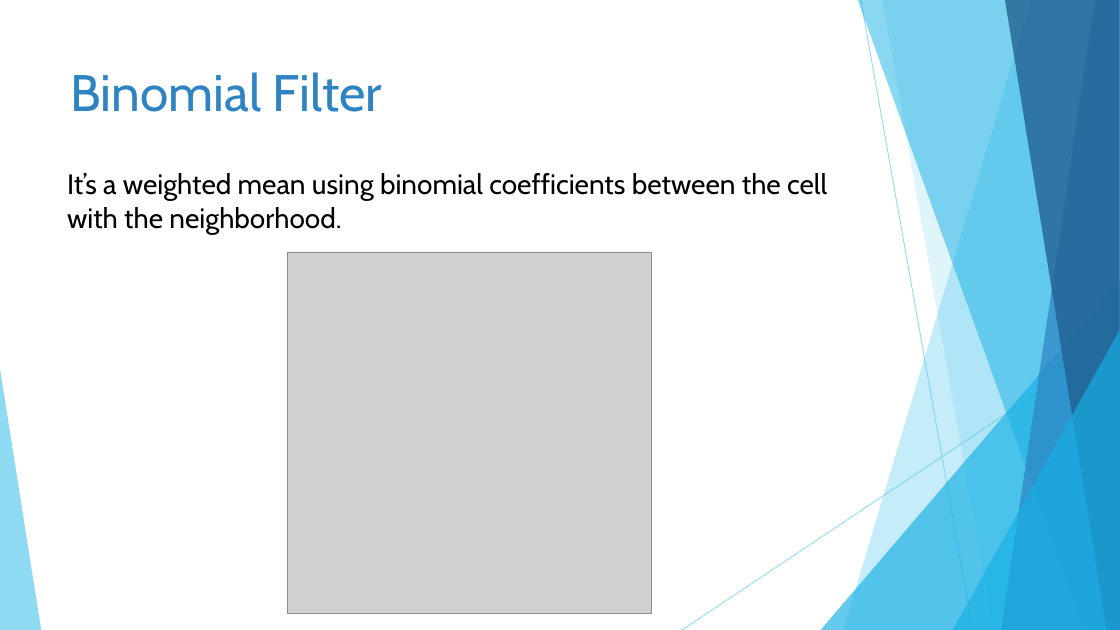
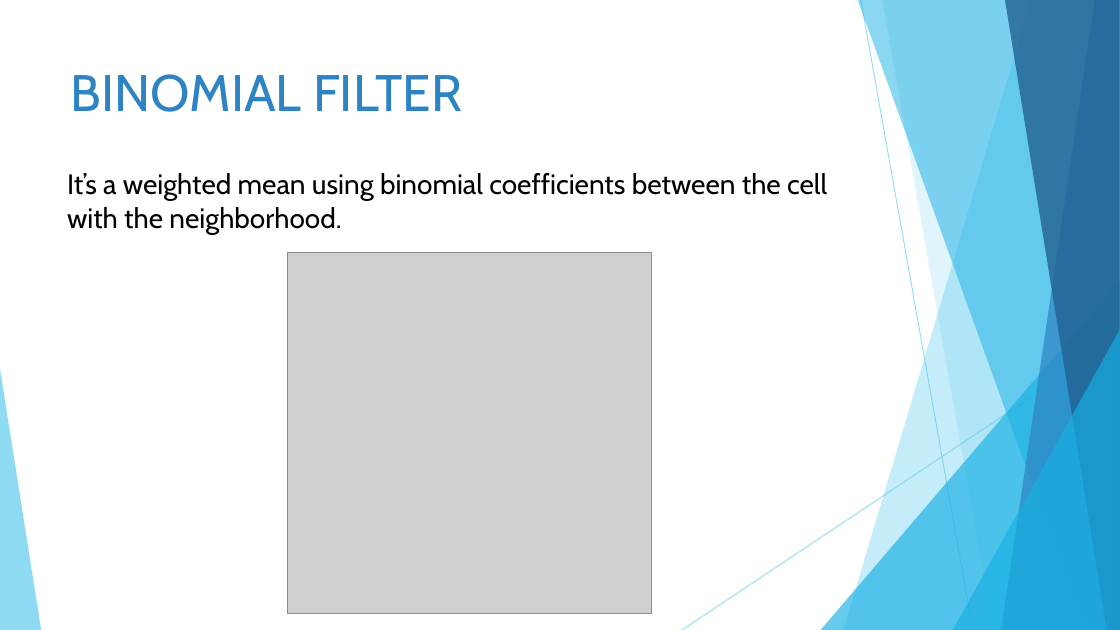
Before and after one commit to GinaJ/Algorithm_Implementations, a slide deck: slide 15 of power_point/Algorithms Parallelization in ASIC Design.pptx (slide 6 before the commit). Drawn at 1120x630 pixels with LibreOffice and Linux fonts; fonts in the diff are those of the drawing; grey boxes stand for pictures. Boxes give left, top, right and bottom in pixels: in the first picture for what was removed or moved away, otherwise in the second. Text is boxed around its words. In the diff, an @@ line names an element or a change of style, - is before the commit and + after.

```diff
--- a/power_point/Algorithms Parallelization in ASIC Design.pptx
+++ b/power_point/Algorithms Parallelization in ASIC Design.pptx
@@ title at [71,74,462,112]: text changed @@
-Binomial Filter
+BINOMIAL FILTER
```
Also in this commit, not shown: 4 other slides changed, 12 slides added, 3 slides removed, 14 other files.
